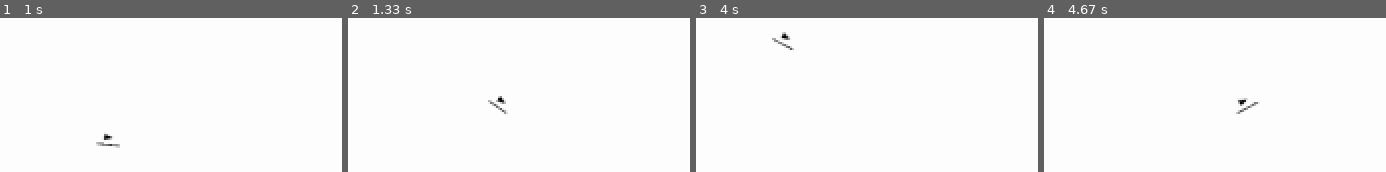
Above: before the commit, frames 1-4 (left to right).
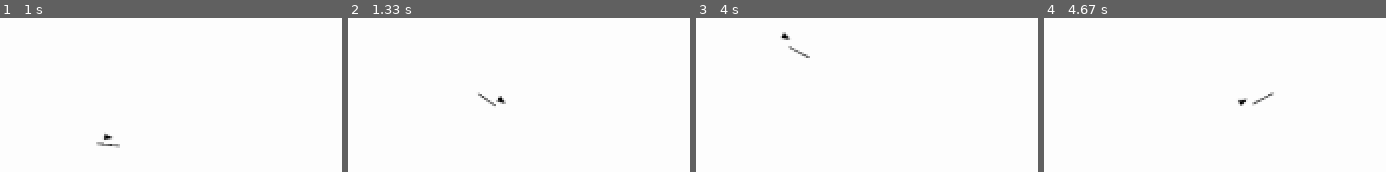
Above: after the commit, the same moments.

Repository: LeBoku/tds
Game: pygame game, started from tds/tds/tds.py
The game is run twice, just before and just after one commit, with the same random seed, the same clock (stepped at 60 frames per second) and the same inputs.
Inputs (mouse positions are in pixels of both pictures, inside the frame that each line leads up to):
- Up to frame 1 (1 s): click (outside the picture) at 0.38 s; hold D from 0.67 s (still down); click (outside the picture) at 0.75 s
- Up to frame 2 (1.33 s): release D at 1.13 s; hold W from 1.17 s (still down); click (outside the picture) at 1.25 s
- Up to frame 3 (4 s): release W at 1.47 s; hold D 1.5-1.97 s; click (outside the picture) at 1.58 s; hold A 2-2.53 s; click (outside the picture) at 2.08 s; hold S 2.57-2.87 s; click (outside the picture) at 2.65 s; hold A 2.9-3.3 s; click (outside the picture) at 2.98 s; hold W 3.33-3.7 s; click (outside the picture) at 3.42 s; hold D from 3.73 s (still down); click (outside the picture) at 3.82 s
- Up to frame 4 (4.67 s): release D at 4.37 s; hold S from 4.4 s (still down); click (outside the picture) at 4.48 s

Frame 1 is identical in both runs. In frame 2, 0.2% of the frame differs, in the area x 38-47%, y 48-63%; in frame 3, 0.3%, in the area x 22-34%, y 12-26%; in frame 4, 0.2%.

Commit message:
reverted anlgeVectors to just angles fixed weapon movements

Diff:
--- a/tds/tds/map/mapController.py
+++ b/tds/tds/map/mapController.py
@@ -36,7 +36,7 @@
 
 		spear = WeaponController(self)
 		spear.setBaseImage(weapons.spear())
-		self.player.moveSetController.registerMove("forward_attack", moveSets.spear())
+		self.player.moveSetController.registerMove("attack_forward", moveSets.spear())
 		self.player.weapon = spear
 
 	def display(self):
--- a/tds/tds/mapEntity/MapEntityController.py
+++ b/tds/tds/mapEntity/MapEntityController.py
@@ -10,16 +10,7 @@
 		super().__init__()
 		self.map = map
 		self.coord = Vector2(0, 0)
-		self._angle = None
-		self.angle = Vector2(0, -1)
-
-	@property
-	def angle(self):
-		return self._angle
-	@angle.setter
-	def angle(self, angle):
-		angle.normalize_ip()
-		self._angle = angle
+		self.angle = 0
 
 	def setUpDisplayHandler(self):
 		self.displayHandler = MapEntityDisplay(self)
--- a/tds/tds/mapEntity/MapEntityDisplay.py
+++ b/tds/tds/mapEntity/MapEntityDisplay.py
@@ -5,4 +5,4 @@
 
 class MapEntityDisplay(DisplayHandler):
 	def display(self):
-		return pygame.transform.rotozoom(super().display(), self.controller.angle.angle_to(Vector2(0, -1)), 1)
+		return pygame.transform.rotozoom(super().display(), self.controller.angle, 1)
--- a/tds/tds/mapEntity/character/characterController.py
+++ b/tds/tds/mapEntity/character/characterController.py
@@ -1,12 +1,16 @@
 from mapEntity.MapEntityController import MapEntityController
 
-from .moveSet import MoveSetController
+from .moveSetController import MoveSetController
 
 class CharacterController(MapEntityController):
 	def __init__(self, map):
 		super().__init__(map)
 		self._weapon = None
 		self.moveSetController = MoveSetController()
+
+	def display(self):
+		self.moveSetController.moveOn()
+		return super().display()
 
 	@property
 	def weapon(self):
--- a/tds/tds/mapEntity/character/moveSet.py
+++ /dev/null
@@ -1,24 +0,0 @@
-from pygame.math import Vector2
-
-class MoveSetController:
-	def __init__(self, **kwargs):
-		self.moves = {}
-
-	def getMovementFor(self, entity):
-		pos = Vector2(0,0)
-
-		for key, move in self.moves.items():
-			if move["activeFrameNr"] is not None:
-				activeFrame = move["frames"][move["activeFrameNr"]]
-				if hasattr(activeFrame, entity):
-					pos = activeFrame[entity]
-
-		return pos
-
-	def startMove(self, name):
-		self.moves[name].activeFrame = -1
-
-	def registerMove(self, name, move):
-		move["activeFrameNr"] = None
-		move["frameCount"] = len(move["frames"])
-		self.moves[name] = move
--- /dev/null
+++ b/tds/tds/mapEntity/character/moveSetController.py
@@ -0,0 +1,39 @@
+from copy import copy
+
+from pygame.math import Vector2
+
+class MoveSetController:
+	def __init__(self, **kwargs):
+		self.moves = {}
+		self.activeMoves = {}
+
+	def moveOn(self):
+		movesToStop = []
+
+		for key, move in self.activeMoves.items():
+			if(move["activeFrameNr"] < move["frameCount"]):
+				move["activeFrameNr"] += 1
+			else:
+				movesToStop.append(key)
+
+		for move in movesToStop:
+			self.activeMoves.pop(move)
+
+	def getMovementFor(self, entity):
+		pos = Vector2(0,0)
+
+		for key, move in self.activeMoves.items():
+			activeFrame = move["frames"][move["activeFrameNr"]-1]
+			if entity in activeFrame:
+				pos = activeFrame[entity]
+
+		return pos
+
+	def startMove(self, name):
+		self.activeMoves[name] = copy(self.moves[name])
+		self.activeMoves[name]["activeFrameNr"] = 0
+
+	def registerMove(self, name, move):
+		move["activeFrameNr"] = None
+		move["frameCount"] = len(move["frames"])
+		self.moves[name] = move
--- a/tds/tds/mapEntity/player/playerController.py
+++ b/tds/tds/mapEntity/player/playerController.py
@@ -19,15 +19,22 @@
 		self.displayHandler = PlayerDisplay(self)
 
 	def display(self):
+		self.updateAngle()
+		return super().display()
+
+	def updateAngle(self):
 		mousePosVector = Vector2(pygame.mouse.get_pos())
-		self.angle = mousePosVector - self.coord
-		return super().display()
+		self.angle = (mousePosVector - self.coord).angle_to(Vector2(0, -1)) % 360
 
 	def registerEvents(self):
 		super().registerEvents()
 		self.registerMovement()
 
 	def registerMovement(self):
+		@EventListener(pygame.locals.MOUSEBUTTONDOWN, button=1)
+		def startAttack(event):
+			self.moveSetController.startMove("attack_forward")
+
 		@EventListener("KEY_IS_DOWN", key=pygame.locals.K_w)
 		def li(event):
 			movement = Vector2(0, -5)
--- a/tds/tds/mapEntity/weapon/weaponController.py
+++ b/tds/tds/mapEntity/weapon/weaponController.py
@@ -11,16 +11,19 @@
 	def __init__(self, map):
 		super().__init__(map)
 		self.character = None
-		self.offsetVector = Vector2(-10, 0)
+		self.offsetVector = Vector2(10, 0)
 		self.offsetAngle = 0
 
 	def alignToCharacter(self):
-		offset = self.offsetVector.rotate(180 - self.character.angle.angle_to(Vector2(0, -1)))
+		movement = self.character.moveSetController.getMovementFor("weapon")
+		baseOffset = self.offsetVector + movement
 
-		self.coord = self.character.coord + offset
-		self.coord += self.character.moveSetController.getMovementFor("weapon")
+		characterAngle = self.character.angle
+		offset = baseOffset.rotate(180 - characterAngle)
 
-		self.angle = self.character.angle.rotate(self.offsetAngle)
+		self.coord = self.character.coord - offset
+
+		self.angle = self.character.angle + self.offsetAngle
 
 	def display(self):
 		self.alignToCharacter()
Not shown, changed: tds/tds/tds.pyproj
